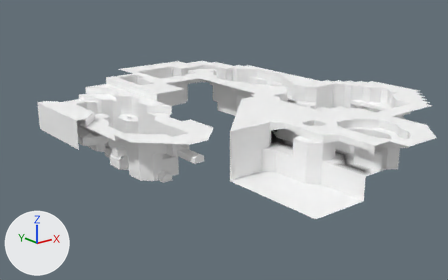
A saved change to the glTF model Models/level-6.glb.
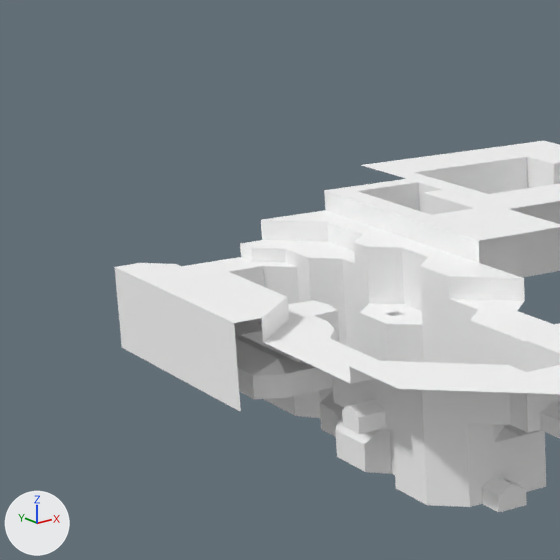
Each version is shown whole from a 50 mm lens placed at (-114.0, -165.7, 67.9), pointed at (33.8, 19.0, -6.0), then close up on the part from 0% to 41% of the width and 5% to 71% of the height. Lighting does not change. The marker at lower left points along +X, +Y and +Z. The older version's two pictures come first. Vertices at exactly the same position are counted once.

The older version as bpy lines, for what is in view:
```python
me_level_6 = bpy.data.meshes.new('level-6')
me_level_6.from_pydata(...)  # 3050 vertices, 5856 faces; spans x -21.0..105.0, y -63.0..98.0, z -12.0..11.0
me_level_6.materials.append(mat_defaultmaterial)
ob_level_6 = bpy.data.objects.new('level-6', me_level_6)
ob_level_6.location = (0.0, 0.0, 0.0)
```
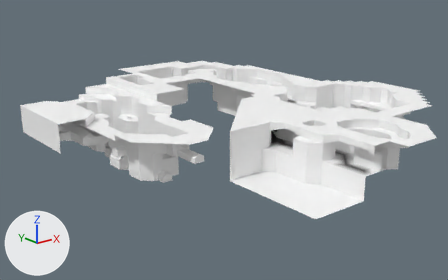
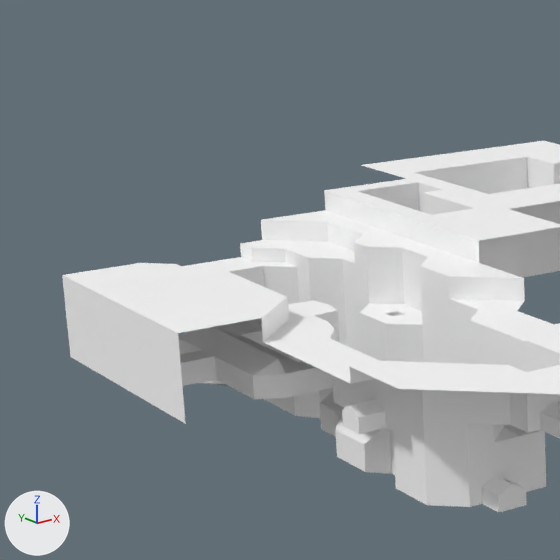
Commit message: working on level 6

What the commit changed:
me_level_6 is used by ob_level_6; location (0.0, 0.0, 0.0).
me_level_6 had 3050 vertices, 5856 faces and spanned x -21.0..105.0, y -63.0..98.0, z -12.0..11.0.
me_level_6 now has 3080 vertices, 5912 faces and spans x -28.0..105.0, y -63.0..98.0, z -12.0..11.0.
Part 1, on me_level_6:
9 vertices are removed from x -21.0, y 35.0..70.0, z -3.0.
22 faces are deleted.
15 vertices are added at x -28.0..-21.0, y 35.0..70.0, z 0.0..8.0.
13 new vertices lie (-4.0, 0.0, 0.0) away from vertices in x -21.0, y 35.0..70.0, z -3.0..8.0.
11 new vertices lie (0.0, 0.0, -11.0) away from vertices in x -28.0, y 35.0..70.0, z 8.0.
78 new faces join them.

What differs and where, as boxes (x1, y1, x2, y2) in the close-ups (560 x 560 px):
'level-6', reshaped
    before: (114, 141, 560, 512)
    after: (62, 141, 560, 512)
part 1 of me_level_6, built on
    before: (114, 267, 241, 412)
    after: (62, 267, 233, 424)
